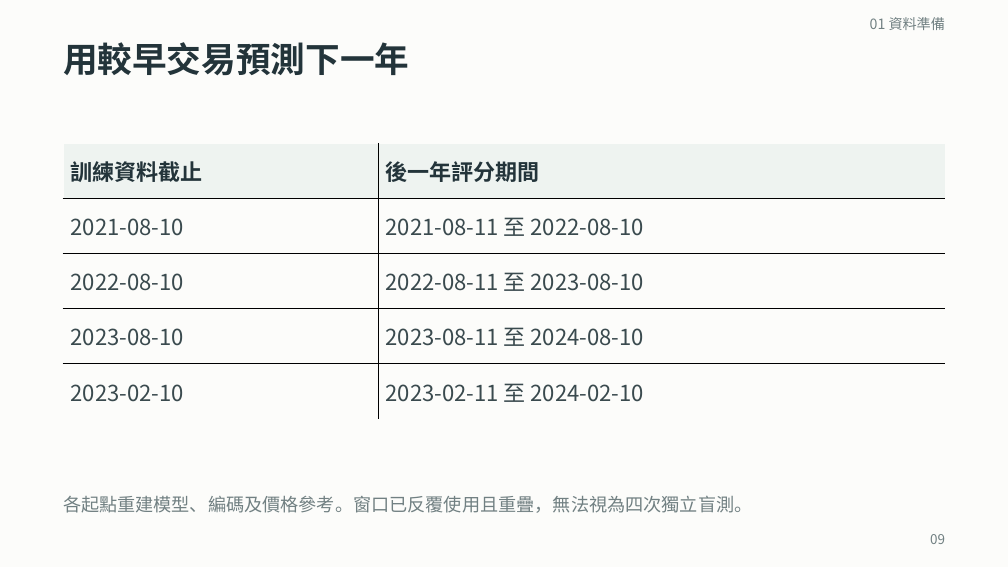
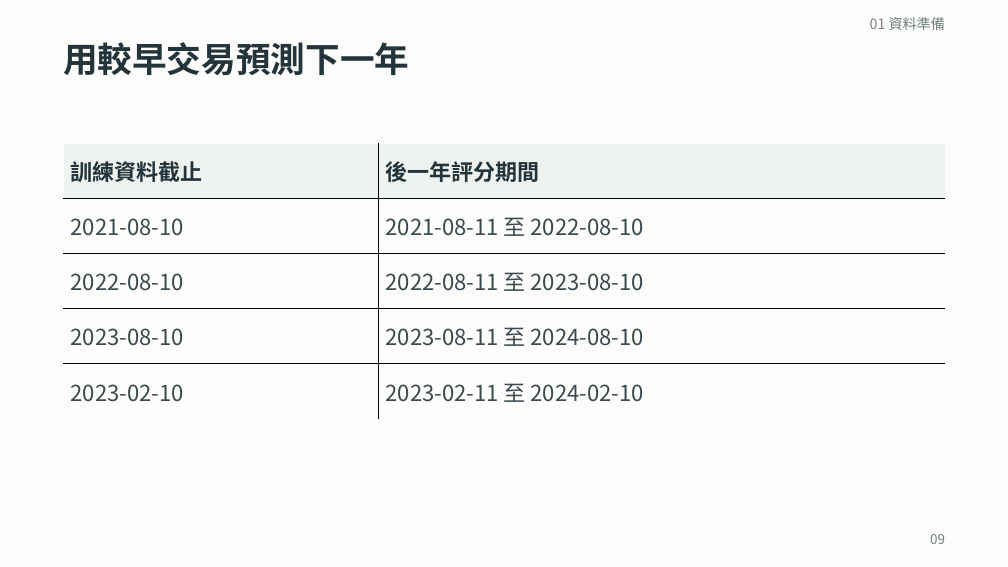
Before and after one commit to ziyi930108/nycu-house-price-regression, a slide deck: slide 9 of teaching/final_presentation/台灣房屋銷售價格預測挑戰賽_上台簡報.pptx. Drawn at 1008x567 pixels with LibreOffice and Linux fonts; fonts in the diff are those of the drawing. Boxes give left, top, right and bottom in pixels: in the first picture for what was removed or moved away, otherwise in the second. Text is boxed around its words. In the diff, an @@ line names an element or a change of style, - is before the commit and + after.

```diff
--- a/teaching/final_presentation/台灣房屋銷售價格預測挑戰賽_上台簡報.pptx
+++ b/teaching/final_presentation/台灣房屋銷售價格預測挑戰賽_上台簡報.pptx
@@ text removed at [63, 496, 752, 513] @@
-各起點重建模型、編碼及價格參考。窗口已反覆使用且重疊，無法視為四次獨立盲測。
```
Also in this commit, not shown: 14 other slides changed, 1 slide added, 4 slides removed, 52 other files.
